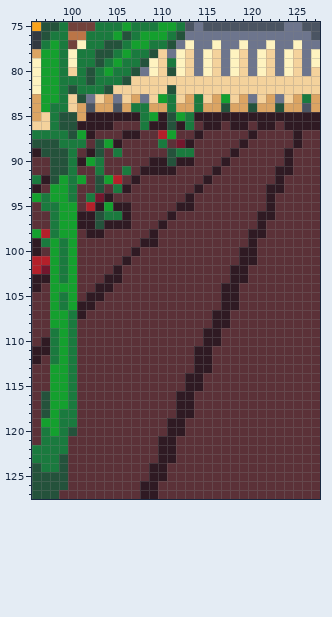
File history of a pixel-art file, Jun_2021/sunflower.aseprite. The picture above is the old version.
128x128 pixels, 1 frame. Colours within 5 levels of each other are drawn and written as one. Shown: x 96..127, y 75..127.
After the commit:
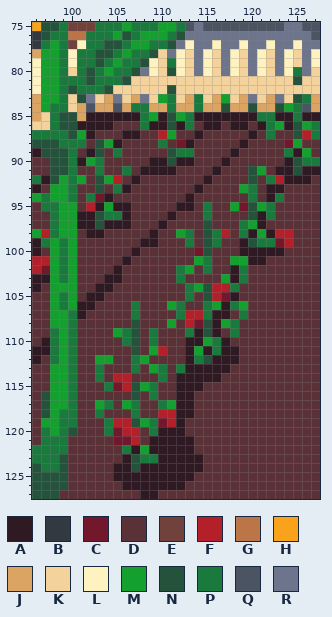
Palette (. is transparent): A #2f1a23  B #333941  C #73172d  D #5b3138  E #71413b  F #b4202a  G #bb7547  H #f9a31b  J #dba463  K #f4d29c  L #fef3c0  M #14a02e  N #24523b  P #1a7a3e  Q #4a5462  R #6d758d
From old to new:
Layers "Tomatoes", "GardenPlants":
y 80: x 125 K -> P
y 81: x 125 K -> N
y 83: x 125 J -> N
y 84: x 124..125 JJ -> MP
y 85: x 121..122 AA -> PP; x 125 A -> P
y 86: x 122..123 AD -> PM; x 125..127 AAA -> NMP
y 87: x 122 D -> P; x 125..127 ADD -> NFP
y 88: x 124..125 DA -> CM
y 89: x 124..126 ADD -> PAM
y 90: x 125..127 DDD -> NPP
y 91: x 120..121 DD -> NM; x 125..127 DDD -> NAA
y 92: x 120 D -> N; x 122..126 DADDD -> PFAAA
y 93: x 119..120 DD -> MP
y 94: x 120 D -> P; x 123 D -> P
y 95: x 115 D -> P; x 118..122 DDDDA -> MCNMP
y 96: x 115 D -> P; x 120 D -> N; x 122 A -> P
y 97: x 115 D -> N; x 119..120 DD -> PM
y 98: x 112..113 DD -> MP; x 115..117 DDD -> NPF; x 119 D -> P; x 121..124 ADDD -> MAFF
y 99: x 113 D -> P; x 115..116 DD -> NP; x 119..124 DADDDD -> ANPPCF
y 100: x 114..115 DD -> CN; x 121..123 DDD -> AAA
y 101: x 114..115 DD -> MP; x 118..119 DA -> MM; x 121 D -> A
y 102: x 112..113 DD -> PM; x 115 D -> P; x 119 A -> P
y 103: x 112 D -> P; x 117 D -> M; x 119 A -> P
y 104: x 113..118 DDDDAA -> PMNFFP
y 105: x 113 D -> P; x 115..117 DDA -> NFC
y 106: x 107 D -> P; x 111..112 DD -> MP; x 115..116 DD -> PM; x 118..119 AD -> PM
y 107: x 107 D -> P; x 112..115 DDDD -> PFFP; x 119 D -> P
y 108: x 107 D -> N; x 111 D -> M; x 113..115 DDD -> FCN; x 117..118 AD -> MP
y 109: x 105..107 DDD -> MPN; x 109 D -> P; x 113..115 DDA -> PAN; x 118 D -> P
y 110: x 106..107 DD -> PN; x 109 D -> P; x 113..117 DDAAD -> AAMPA
y 111: x 107 D -> N; x 109..110 DD -> MF; x 113..114 DA -> AM; x 116..118 DDD -> PAA
y 112: x 103..104 DD -> MM; x 107..108 DD -> PM; x 113..118 DAADDD -> APNAAA
y 113: x 103 D -> P; x 107 D -> P; x 109..110 DD -> MP; x 112..113 DD -> PA; x 116..117 DD -> AA
y 114: x 103 D -> P; x 105..106 DD -> FF; x 110 D -> P; x 112 D -> A; x 115..116 DD -> AA
y 115: x 104..109 DDDDDD -> PCFNMP; x 112 D -> A
y 116: x 107 D -> N; x 109 D -> P
y 117: x 103..104 DD -> MP; x 106..107 DD -> MP; x 110..111 DD -> PM
y 118: x 103 D -> P; x 107 D -> P; x 110..111 DD -> FF
y 119: x 104..111 DDDDDDDA -> PFFNMPCF
y 120: x 104..107 DDDD -> PCFF; x 109..110 DD -> PA
y 121: x 105..107 DDD -> CCF; x 109 D -> A; x 112..113 DD -> AA
y 122: x 106..109 DDDD -> PAMA; x 112..113 DD -> AA
y 123: x 106..109 DDDD -> ANPP; x 112..114 DDD -> AAA
y 124: x 105..108 DDDD -> AANA; x 111..114 DDDD -> AAAA
y 125: x 105..108 DDDD -> AAAA; x 111..113 DDD -> AAA
y 126: x 106..107 DD -> AA; x 110..112 DDD -> AAA
